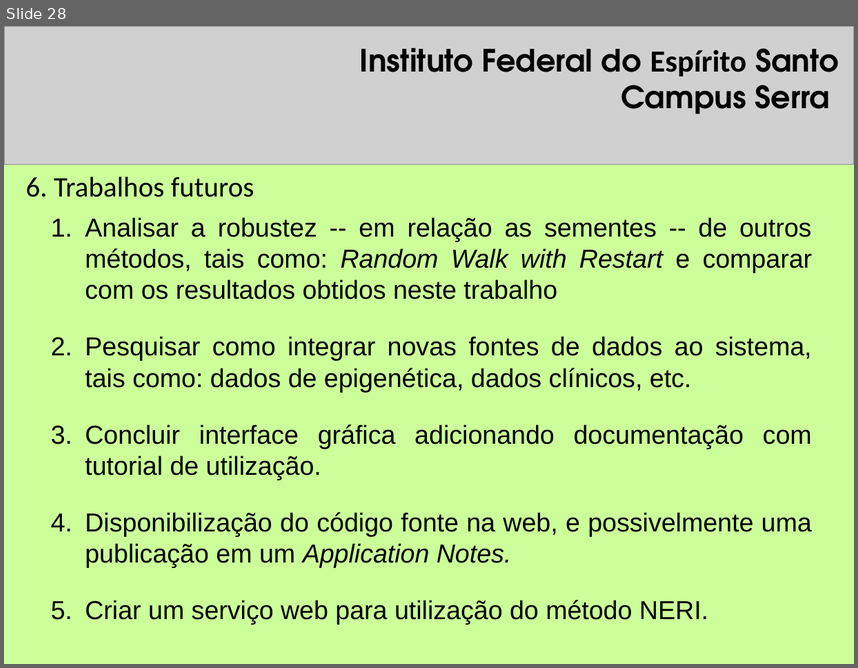
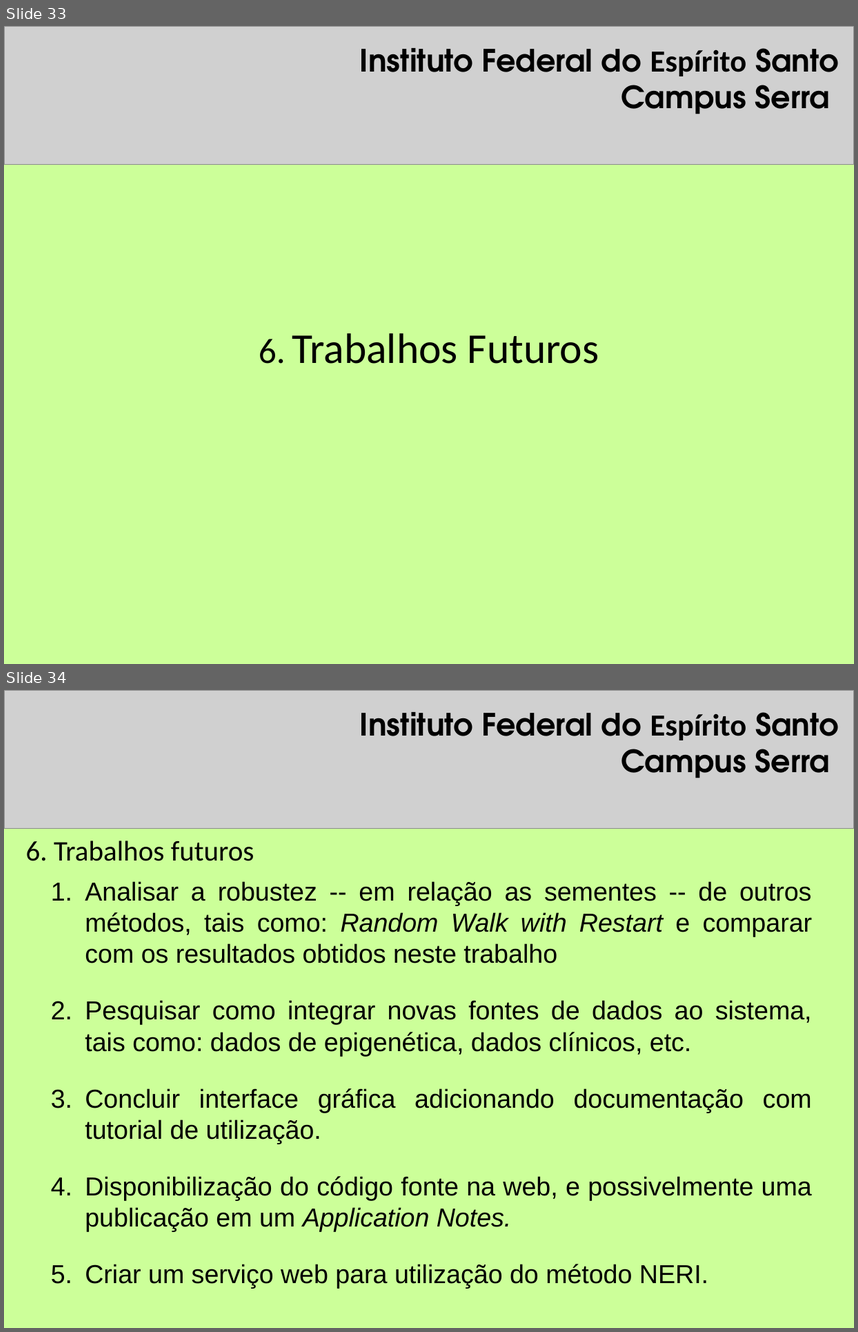
Before and after one commit to joaopandolfi/TCC-IFES, a slide deck: Presentation/Apresentacao_Joao.pptx.pptx. Shown one above the other, each under a label of ours: slide 28 before the commit, slides 33 and 34 after it. The pictures are 858x668 and 858x1332 pixels, drawn with LibreOffice and Linux fonts; fonts in the diff are those of the drawing; grey boxes stand for pictures. Boxes give left, top, right and bottom in pixels: in the first picture for what was removed or moved away, otherwise in the second. Text is boxed around its words. In the diff, an @@ line names an element or a change of style, - is before the commit and + after.

```diff
--- a/Presentation/Apresentacao_Joao.pptx.pptx
+++ b/Presentation/Apresentacao_Joao.pptx.pptx
@@ slide 33 added at [4, 26, 854, 664], background #CCFF99 @@
@@ picture added at [4, 26, 854, 165] @@
@@ text added at [360, 48, 839, 114], 26 pt, text #000000, bold @@
+Instituto Federal do Espírito Santo
+Campus Serra
@@ text added at [292, 333, 599, 363], 36 pt, text #000000 @@
+6. Trabalhos Futuros
@@ what was slide 28 is now slide 34 @@
```
Also in this commit, not shown: 2 slides changed, 5 other slides added, 1 other file.
